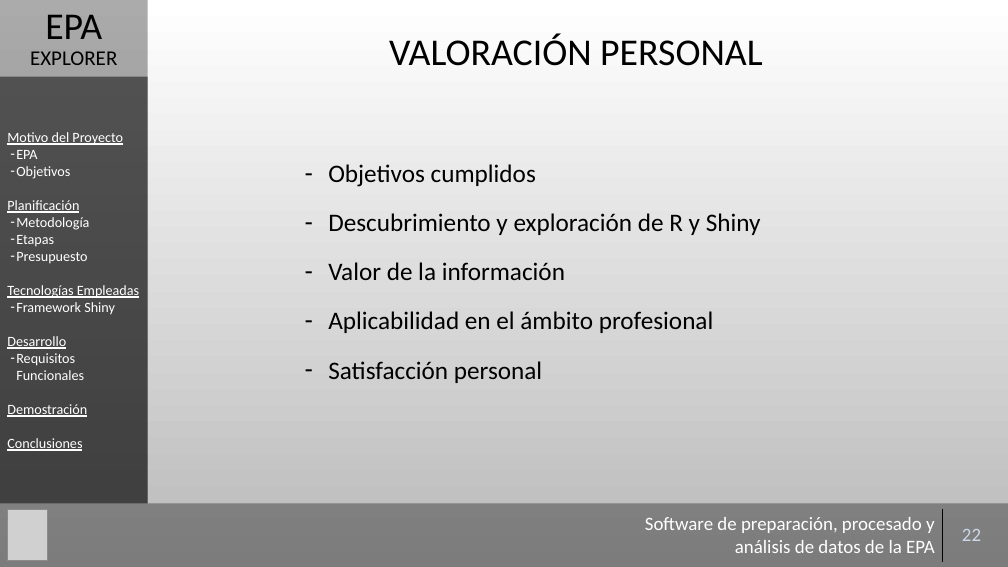
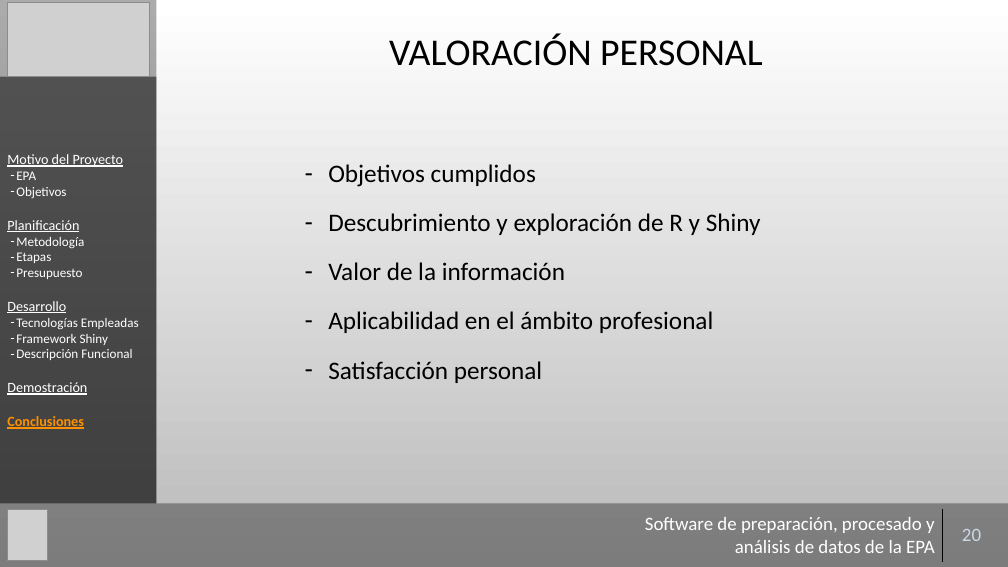
Before and after one commit to Gaulent/epa_explorer, a slide deck: slide 20 of mem/presentacion.pptx (slide 22 before the commit). Drawn at 1008x567 pixels with LibreOffice and Linux fonts; fonts in the diff are those of the drawing; grey boxes stand for pictures; background and template pictures are left out. Boxes give left, top, right and bottom in pixels: in the first picture for what was removed or moved away, otherwise in the second. Text is boxed around its words. In the diff, an @@ line names an element or a change of style, - is before the commit and + after.

```diff
--- a/mem/presentacion.pptx
+++ b/mem/presentacion.pptx
@@ rectangle: place and size @@
-rectangle at box(0, 0, 147, 504)
+rectangle at box(0, 0, 157, 504)
@@ picture added at box(8, 2, 149, 76) @@
@@ text removed at box(30, 15, 117, 65) @@
-EPA
-EXPLORER
@@ rectangle "Motivo del Proyecto": place and size @@
-rectangle "Motivo del Proyecto" at box(0, 76, 147, 503)
+rectangle "Motivo del Proyecto" at box(0, 76, 157, 503)
@@ text in rectangle at box(7, 171, 139, 429): size 13.5 to 12.5 pt in "EPA", "Objetivos", "Metodología", "Etapas" and 3 more places; underline off in "Tecnologías Empleadas"; text colour #FFFFFF to #FD9101, bold on in "Conclusiones"; bullet none to - @@
@@ text in rectangle at box(7, 301, 66, 313): paragraph added @@
+Desarrollo
@@ text in rectangle at box(16, 349, 132, 360): text changed; size 13.5 to 12.5 pt @@
-Desarrollo
-– Requisitos Funcionales
+– Descripción Funcional
@@ table at box(634, 509, 1001, 562) @@
-row 1, column 2: 22
+row 1, column 2: 20
```
Also in this commit, not shown: 27 other slides changed, 1 slide removed, 1 other file.
